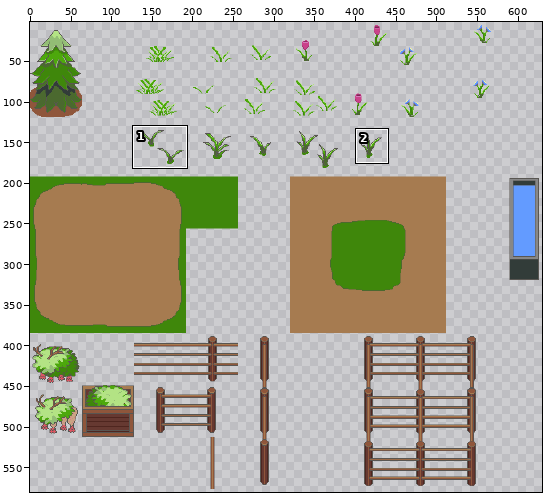
Two versions of one pixel-art file, assets/maps/aseprite/forest_scenary.aseprite. The first picture is a wide view before the edit; the outline marks the close-up.
Close-up. Before the edit:
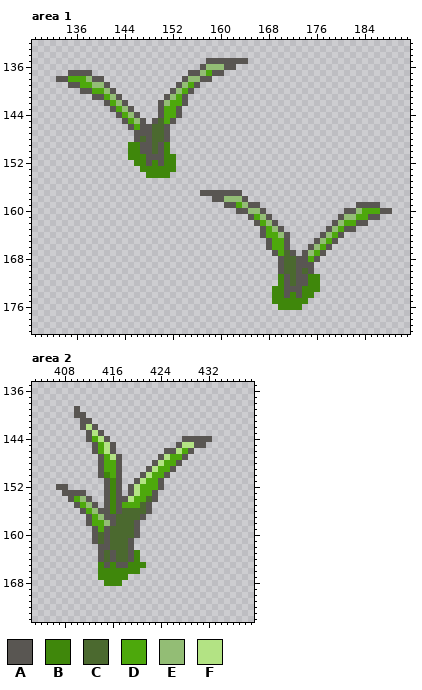
640x640 pixels, 1 frame. Shown: area 1: x 129..191, y 132..180; area 2: x 403..439, y 135..174. The wide view leaves out empty margins. The commit also changed other parts of the picture, which this record leaves out.
Visible layers, top first: "Layer 1", "Layer 2".
Palette (. is transparent): A #595652  B #3f870b  C #4b692f  D #4da80c  E #93bd75  F #b3e384
Pixels before, area 1 (only the part around the change), first column x 129:
132 ...............................................................
133 ...............................................................
134 ...............................................................
135 .............................AAAAAAA...........................
136 ............................AEEEAA.............................
137 ......AAAA................AAEDAA...............................
138 ....AADDDEAA.............AEEAA.................................
139 ......AADDEEA...........AEDA...................................
140 ........AADDEA.........AEDA....................................
141 ..........AADEA.......AEDA.....................................
142 ............ADEA.....AEDDA.....................................
143 .............ADEA....ADDA......................................
144 ..............ADEA...ADDA......................................
145 ...............ADEA.ACDA.......................................
146 ................ADAACCA........................................
147 .................AAACCA........................................
148 .................ACACCA........................................
149 ................BBAACAB........................................
150 ................BBAACAB........................................
151 ................BBBAAABB.......................................
152 .................BBABABB.......................................
153 ..................BBBBBB.......................................
154 ...................BBBB........................................
155 ...............................................................
156 ...............................................................
157 ............................AAAAAAA............................
158 ..............................AAEEEA...........................
159 ................................AADEAA................AAAA.....
160 ..................................AAEEA.............AAEDDDAA...
161 ....................................ADEA...........AEEDDAA.....
162 .....................................ADEA.........AEDDAA.......
163 ......................................ADEA.......AEDAA.........
164 ......................................ADDEA.....AEDA...........
165 .......................................ADDA....AEDA............
166 .......................................ADDA...AEDA.............
167 ........................................ADCA.AEDA..............
168 .........................................ACCAADA...............
169 .........................................ACCAAA................
170 .........................................ACCACA................
171 .........................................BACAABB...............
172 .........................................BACAABB...............
173 ........................................BBAAABBB...............
174 ........................................BBABABB................
175 ........................................BBBBBB.................
176 .........................................BBBB..................
177 ...............................................................
178 ...............................................................
179 ...............................................................
180 ...............................................................
Pixels before, area 2, first column x 407:
139 ...A......................
140 ...AA.....................
141 ....AA....................
142 ....AFA...................
143 .....AFA..................
144 .....ADFA............AAAAA
145 ......ADFA..........AFFAA.
146 ......ADFA........AAFDA...
147 .......ADFA......AFDDA....
148 .......ADDA.....AFDDA.....
149 .......ADDA....AFDDA......
150 .......ABDA...AFDDA.......
151 ........ABA..AFDDA........
152 AA......ABA.AFDDDA........
153 .AAAA...ABA.AFDDA.........
154 ..ADEA..ABAAFDDCA.........
155 ...ADEA.ABADDDCA..........
156 ....ADEAABACCCCA..........
157 .....ADEAACCCCA...........
158 .....ADDEACCCA............
159 ......ADACCCCA............
160 ......ACACCCCA............
161 ......ACACCCA.............
162 .......AACCCA.............
163 .......ACACCAB............
164 .......ACACCAB............
165 .......BABAABBB...........
166 .......BBBBBBB............
167 .......BBBBB..............
168 ........BBB...............
New version:
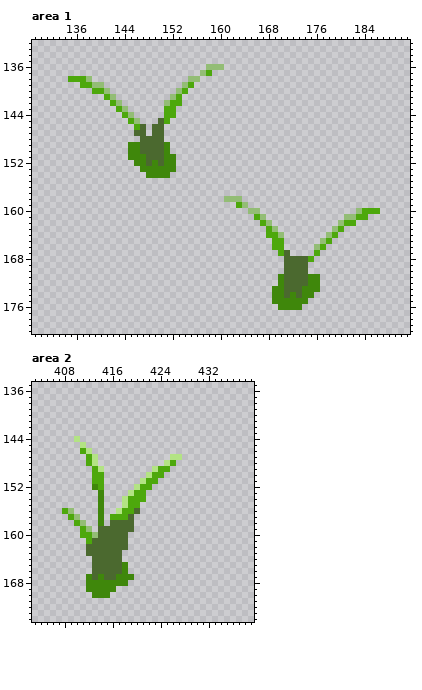
Difference:
layer "Layer" added
layer "Layer 1" removed
Area 1:
y 135: x 158..164 AAAAAAA -> .......
y 136: x 157 A -> .; x 161..162 AA -> ..
y 137: x 135..138 AAAA -> ....; x 155..156 AA -> ..; x 159..160 AA -> ..
y 138: x 133..134 AA -> ..; x 139..140 AA -> ..; x 154 A -> .; x 157..158 AA -> ..
y 139: x 135..136 AA -> ..; x 141 A -> .; x 153 A -> .; x 156 A -> .
y 140: x 137..138 AA -> ..; x 142 A -> .; x 152 A -> .; x 155 A -> .
y 141: x 139..140 AA -> ..; x 143 A -> .; x 151 A -> .; x 154 A -> .
y 142: x 141 A -> .; x 144 A -> .; x 150 A -> .; x 154 A -> .
y 143: x 142 A -> .; x 145 A -> .; x 150 A -> .; x 153 A -> .
y 144: x 143 A -> .; x 146 A -> .; x 150 A -> .; x 153 A -> .
y 145: x 144 A -> .; x 147 A -> .; x 149 A -> .; x 152 A -> .
y 146: x 145 A -> .; x 147..148 AA -> C.; x 151 A -> .
y 147: x 146..148 AAA -> CC.; x 151 A -> .
y 148: x 146 A -> .; x 148 A -> C; x 151 A -> .
y 149..150: x 147..148 AA -> CC; x 150 A -> C
y 151: x 148..150 AAA -> CCC
y 152: x 148 A -> C; x 150 A -> C
y 157: x 157..163 AAAAAAA -> .......
y 158: x 159..160 AA -> ..; x 164 A -> .
y 159: x 161..162 AA -> ..; x 165..166 AA -> ..; x 183..186 AAAA -> ....
y 160: x 163..164 AA -> ..; x 167 A -> .; x 181..182 AA -> ..; x 187..188 AA -> ..
y 161: x 165 A -> .; x 168 A -> .; x 180 A -> .; x 185..186 AA -> ..
y 162: x 166 A -> .; x 169 A -> .; x 179 A -> .; x 183..184 AA -> ..
y 163: x 167 A -> .; x 170 A -> .; x 178 A -> .; x 181..182 AA -> ..
y 164: x 167 A -> .; x 171 A -> .; x 177 A -> .; x 180 A -> .
y 165: x 168 A -> .; x 171 A -> .; x 176 A -> .; x 179 A -> .
y 166: x 168 A -> .; x 171 A -> .; x 175 A -> .; x 178 A -> .
y 167: x 169 A -> .; x 172 A -> .; x 174..175 AE -> ..; x 177 A -> .
y 168: x 170 A -> .; x 173..174 AA -> CC; x 176 A -> .
y 169: x 170 A -> .; x 173..175 AAA -> CC.
y 170: x 170 A -> .; x 173 A -> C; x 175 A -> .
y 171..172: x 171 A -> C; x 173..174 AA -> CC
y 173: x 171..173 AAA -> CCC
y 174: x 171 A -> C; x 173 A -> C
Area 2:
y 139: x 410 A -> .
y 140: x 410..411 AA -> ..
y 141: x 411..412 AA -> ..
y 142: x 411..413 AFA -> ...
y 143: x 412..414 AFA -> ...
y 144: x 410 . -> F; x 412..415 ADFA -> ....; x 428..432 AAAAA -> .....
y 145: x 411 . -> F; x 413..416 ADFA -> ....; x 427..431 AFFAA -> .....
y 146: x 411..416 ..ADFA -> DF....; x 425..429 AAFDA -> .....
y 147: x 412..417 ..ADFA -> DF....; x 424..428 AFDDA -> ..FF.
y 148: x 412..417 ..ADDA -> DF....; x 423..425 AFD -> ..F; x 427 A -> .
y 149: x 413..417 .ADDA -> DF...; x 422 A -> .; x 426 A -> .
y 150: x 413..417 .ABDA -> DD...; x 421 A -> .; x 425 A -> .
y 151: x 413..417 ..ABA -> DD...; x 420 A -> .; x 424 A -> .
y 152: x 407..408 AA -> ..; x 413..417 ..ABA -> BD...; x 419 A -> .; x 423..424 DA -> ..
y 153: x 408..411 AAAA -> ....; x 414..417 .ABA -> B...; x 419..420 AF -> FD; x 422..423 DA -> ..
y 154: x 409..412 ADEA -> ....; x 414..419 .ABAAF -> B...FD; x 422..423 CA -> ..
y 155: x 410..418 ADEA.ABAD -> ....B...F; x 421..422 CA -> ..
y 156: x 408..409 .. -> DE; x 411..419 ADEAABACC -> ...B..FDD; x 421..422 CA -> ..
y 157: x 409..410 .. -> DE; x 412..418 ADEAACC -> ..B.DDD; x 420..421 CA -> ..
y 158: x 410..416 ..ADDEA -> DE..B.C; x 420 A -> .
y 159: x 411..415 ..ADA -> DE.CC; x 420 A -> .
y 160: x 411..413 ..A -> DDE; x 415 A -> C; x 419..420 CA -> ..
y 161: x 412..413 .A -> DC; x 415 A -> C; x 419 A -> .
y 162: x 412..415 ..AA -> CCCC; x 419 A -> .
y 163: x 412..414 ..A -> CCC; x 416 A -> C; x 418..420 CAB -> ...
y 164: x 413..414 .A -> CC; x 416 A -> C; x 418..420 CAB -> ...
y 165: x 413..421 .BABAABBB -> CCCCCB...
y 166: x 413..417 .BBBB -> CCCCC; x 419..420 BB -> ..
y 167: x 412..413 .. -> BC; x 415..416 BB -> CC; x 419 . -> B
y 168: x 412..414 ... -> BBB; x 418 . -> B
y 169: x 412..416 ..... -> BBBBB
y 170: x 413..415 ... -> BBB
